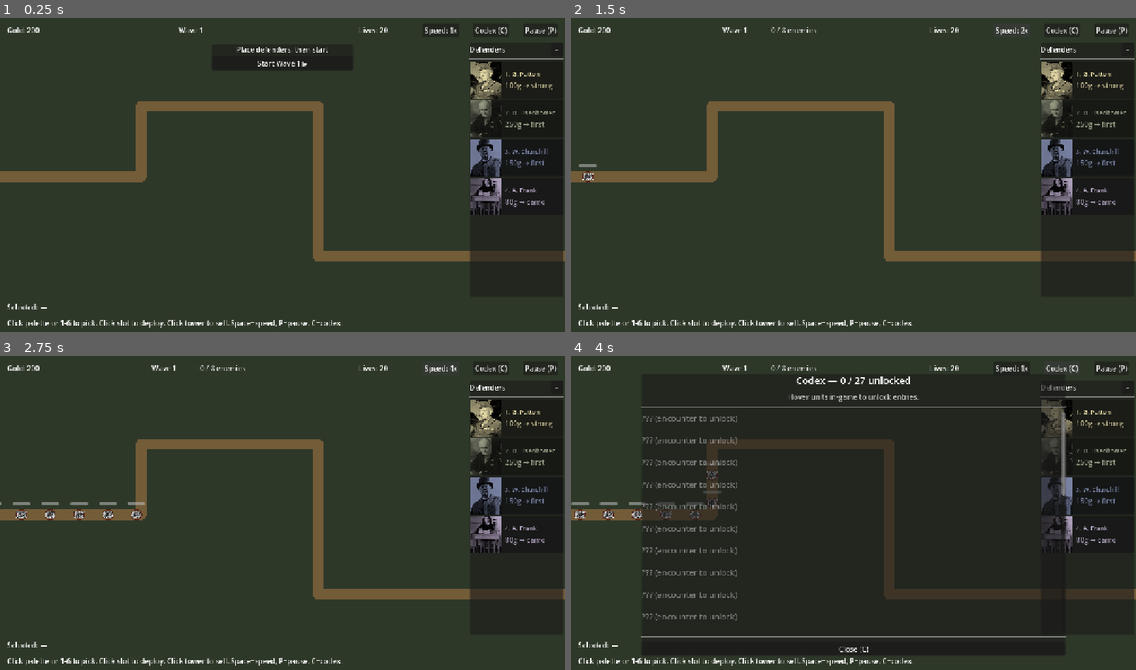
Above: before the commit, frames 1-4 (two rows, left to right).
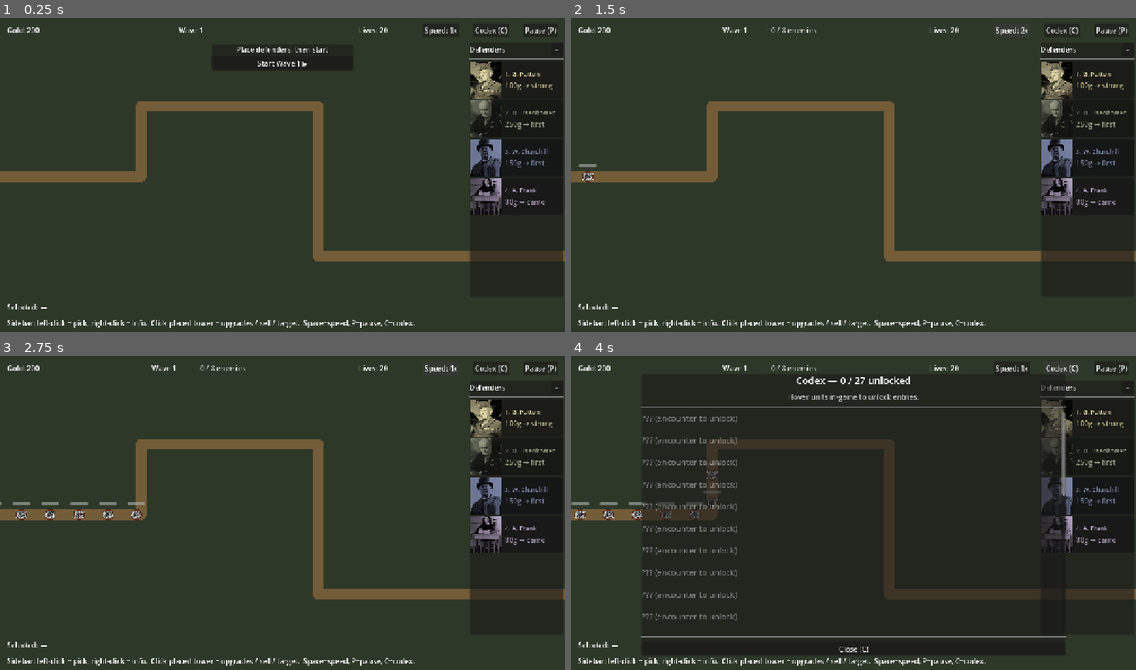
Above: after the commit, the same moments.

Repository: Josh-Buck/wwii-td
Game: Godot game, scene res://scenes/main/Main.tscn
The game is run twice, just before and just after one commit, with the same random seed, the same clock (stepped at 60 frames per second) and the same inputs.
Inputs:
- Up to frame 1 (0.25 s): no input
- Up to frame 2 (1.5 s): click "Start Wave 1 ▶" at 0.5 s; click "Speed: 1x" at 1.25 s
- Up to frame 3 (2.75 s): click "Speed: 2x" at 2 s
- Up to frame 4 (4 s): click "Speed: 4x" at 2.75 s; click "Codex (C)" at 3.5 s

The runs differ from the first frame. In frame 1, 0.7% of the frame differs, in the area x 1-74%, y 96-99%; in frame 2, 0.7%; in frame 3, 0.7%; in frame 4, 0.7%.

Commit message:
ux: sidebar hover tooltips + right-click info + brighter selected ring
Sidebar cards now show a fixed-position tooltip on hover with stats and
lore, and right-click opens the full info panel without entering
placement mode. Clicked towers also get a brighter cyan halo so it's
visible which tower the panel is currently showing.

Also bulk Buy 5 / Sell all on the stock rows and a portfolio value line.

Diff:
--- a/scenes/towers/Tower.gd
+++ b/scenes/towers/Tower.gd
@@ -385,6 +385,10 @@
 		var r := effective_range()
 		draw_circle(Vector2.ZERO, r, Color(1, 1, 1, 0.05))
 		draw_arc(Vector2.ZERO, r, 0, TAU, 64, Color(1, 1, 1, 0.55), 2.0)
+	# Selection halo: bright cyan ring + outer ring so the picked tower is obvious.
+	if selected:
+		draw_arc(Vector2.ZERO, TOWER_RADIUS + 4.0, 0, TAU, 32, Color(0.4, 0.9, 1.0, 0.9), 3.0)
+		draw_arc(Vector2.ZERO, TOWER_RADIUS + 10.0, 0, TAU, 32, Color(0.4, 0.9, 1.0, 0.45), 2.0)
 	if stats.portrait != null:
 		_draw_portrait()
 	else:
--- a/scenes/ui/HUD.gd
+++ b/scenes/ui/HUD.gd
@@ -191,7 +191,7 @@
 	lives_label.text = "Lives: %d" % GameState.lives
 	wave_label.text = "Wave 1"
 	if hint_label:
-		hint_label.text = "Click palette or 1-6 to pick. Click slot to deploy. Click tower to sell. Space=speed, P=pause, C=codex."
+		hint_label.text = "Sidebar: left-click = pick, right-click = info.  Click placed tower = upgrades / sell / target.  Space=speed, P=pause, C=codex."
 	if selection_label:
 		selection_label.text = "Selected: —"
 
@@ -249,6 +249,10 @@
 	btn.pressed.connect(_on_palette_btn_pressed.bind(idx))
 	# Sidebar click only selects for placement; the detailed info panel is
 	# reserved for placed towers (where the upgrade grid is interactive).
+	# Built-in hover tooltip (fixed-position, ~0.5s delay) carries description.
+	btn.tooltip_text = _palette_tooltip_for(stats)
+	# Right-click → open the description panel without entering placement mode.
+	btn.gui_input.connect(_on_palette_card_gui_input.bind(stats))
 
 	var hbox := HBoxContainer.new()
 	hbox.mouse_filter = Control.MOUSE_FILTER_IGNORE
@@ -286,6 +290,36 @@
 	vbox.add_child(cost_lbl)
 
 	return btn
+
+func _palette_tooltip_for(stats: Resource) -> String:
+	if stats == null:
+		return ""
+	var dps: float = stats.damage * stats.fire_rate
+	var lines: Array[String] = []
+	lines.append("%s — %dg" % [stats.display_name, stats.cost])
+	if stats.damage > 0:
+		lines.append("Damage %d  ·  Rate %.1f/s  ·  Range %d  ·  DPS %d" % [
+			int(stats.damage), stats.fire_rate, int(stats.range_px), int(dps)
+		])
+	if stats.aura_radius > 0:
+		lines.append("Aura r%d  ·  +%d%% fire rate to allies" % [
+			int(stats.aura_radius), int(stats.aura_fire_rate_bonus * 100)
+		])
+	if stats.gold_per_sec > 0:
+		lines.append("Eco: +%dg/sec while a wave is active" % int(stats.gold_per_sec))
+	if stats.provides_wave_preview:
+		lines.append("Reveals next wave's enemy composition")
+	if stats.tooltip_lore != "":
+		lines.append("")
+		lines.append(stats.tooltip_lore)
+	lines.append("")
+	lines.append("Left-click to select for placement.  Right-click for full info.")
+	return "\n".join(lines)
+
+func _on_palette_card_gui_input(event: InputEvent, stats: Resource) -> void:
+	if event is InputEventMouseButton and event.pressed and event.button_index == MOUSE_BUTTON_RIGHT:
+		_show_defender_info(stats, null)
+		get_viewport().set_input_as_handled()
 
 func _show_defender_info(stats: Resource, placed_tower: Node = null) -> void:
 	if stats == null:
@@ -805,34 +839,54 @@
 	for c in shop_stocks_container.get_children():
 		c.queue_free()
 	for stock in StockMarket.stocks:
-		var row := HBoxContainer.new()
-		var label := Label.new()
+		var row := VBoxContainer.new()
+		row.add_theme_constant_override("separation", 2)
 		var price: float = StockMarket.get_price(stock.id)
 		var trend: String = StockMarket.get_trend_symbol(stock.id)
 		var owned: int = GameState.held_shares.get(stock.id, 0)
-		label.text = "%s  %s %dg/share  (held: %d)" % [
-			stock.display_name, trend, int(round(price)), owned
-		]
-		label.size_flags_horizontal = Control.SIZE_EXPAND_FILL
-		var buy_btn := Button.new()
-		buy_btn.text = "Buy 1"
-		buy_btn.disabled = GameState.gold < int(ceil(price))
-		buy_btn.pressed.connect(_on_buy_share.bind(stock))
-		var sell_btn := Button.new()
-		sell_btn.text = "Sell 1"
-		sell_btn.disabled = owned <= 0
-		sell_btn.pressed.connect(_on_sell_share.bind(stock))
+		var value: int = int(price * owned)
+		var label := Label.new()
+		label.text = "%s  %s %dg/share" % [stock.display_name, trend, int(round(price))]
+		label.add_theme_font_size_override("font_size", 13)
+		var hold_lbl := Label.new()
+		hold_lbl.text = "Held: %d  ·  Value: %dg" % [owned, value]
+		hold_lbl.add_theme_font_size_override("font_size", 11)
+		hold_lbl.modulate = Color(0.85, 0.85, 0.85, 1)
 		row.add_child(label)
-		row.add_child(buy_btn)
-		row.add_child(sell_btn)
+		row.add_child(hold_lbl)
+		var btn_row := HBoxContainer.new()
+		btn_row.add_theme_constant_override("separation", 4)
+		var buy1 := Button.new()
+		buy1.text = "Buy 1"
+		buy1.disabled = GameState.gold < int(ceil(price))
+		buy1.pressed.connect(_on_buy_share.bind(stock, 1))
+		var buy5 := Button.new()
+		buy5.text = "Buy 5"
+		buy5.disabled = GameState.gold < int(ceil(price * 5))
+		buy5.pressed.connect(_on_buy_share.bind(stock, 5))
+		var sell1 := Button.new()
+		sell1.text = "Sell 1"
+		sell1.disabled = owned <= 0
+		sell1.pressed.connect(_on_sell_share.bind(stock, 1))
+		var sellall := Button.new()
+		sellall.text = "Sell all"
+		sellall.disabled = owned <= 0
+		sellall.pressed.connect(_on_sell_share.bind(stock, owned))
+		btn_row.add_child(buy1)
+		btn_row.add_child(buy5)
+		btn_row.add_child(sell1)
+		btn_row.add_child(sellall)
+		row.add_child(btn_row)
 		shop_stocks_container.add_child(row)
 
-func _on_buy_share(stock: Resource) -> void:
-	if GameState.buy_shares(stock, 1):
+func _on_buy_share(stock: Resource, count: int) -> void:
+	if GameState.buy_shares(stock, count):
 		_refresh_shop_stocks()
 
-func _on_sell_share(stock: Resource) -> void:
-	if GameState.sell_shares(stock, 1):
+func _on_sell_share(stock: Resource, count: int) -> void:
+	if count <= 0:
+		return
+	if GameState.sell_shares(stock, count):
 		_refresh_shop_stocks()
 
 func _toggle_codex() -> void:
